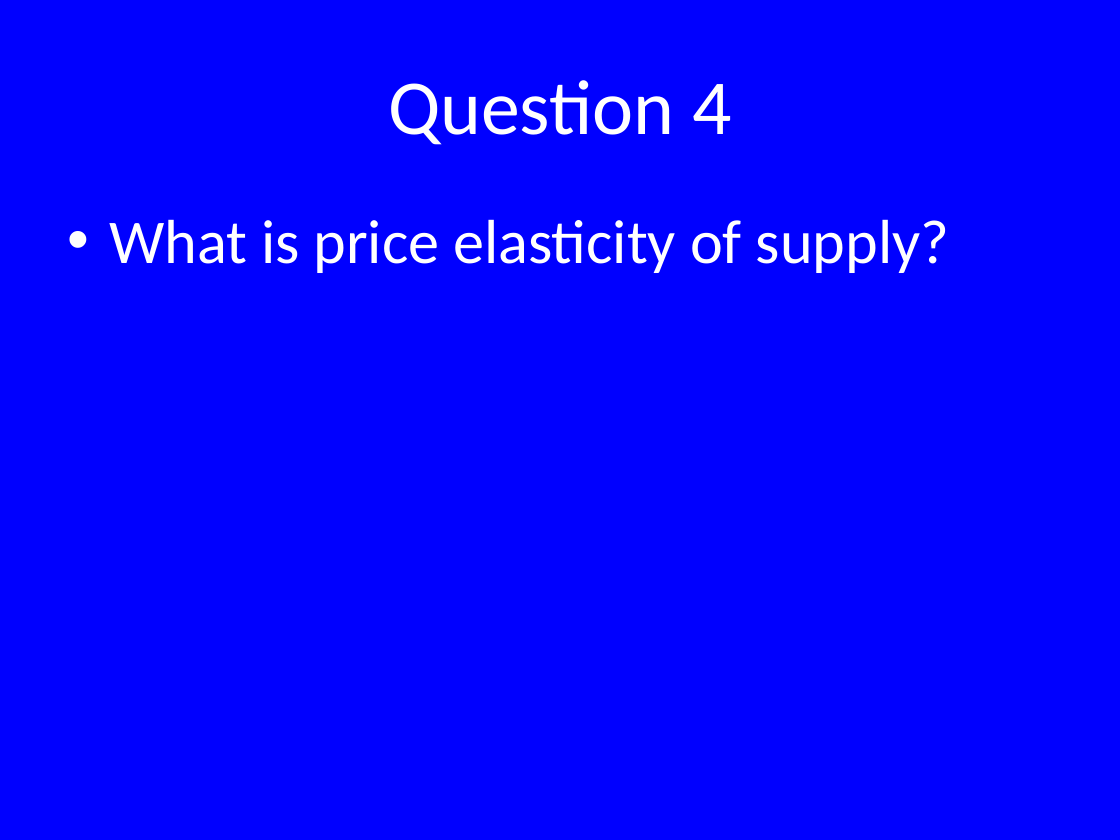
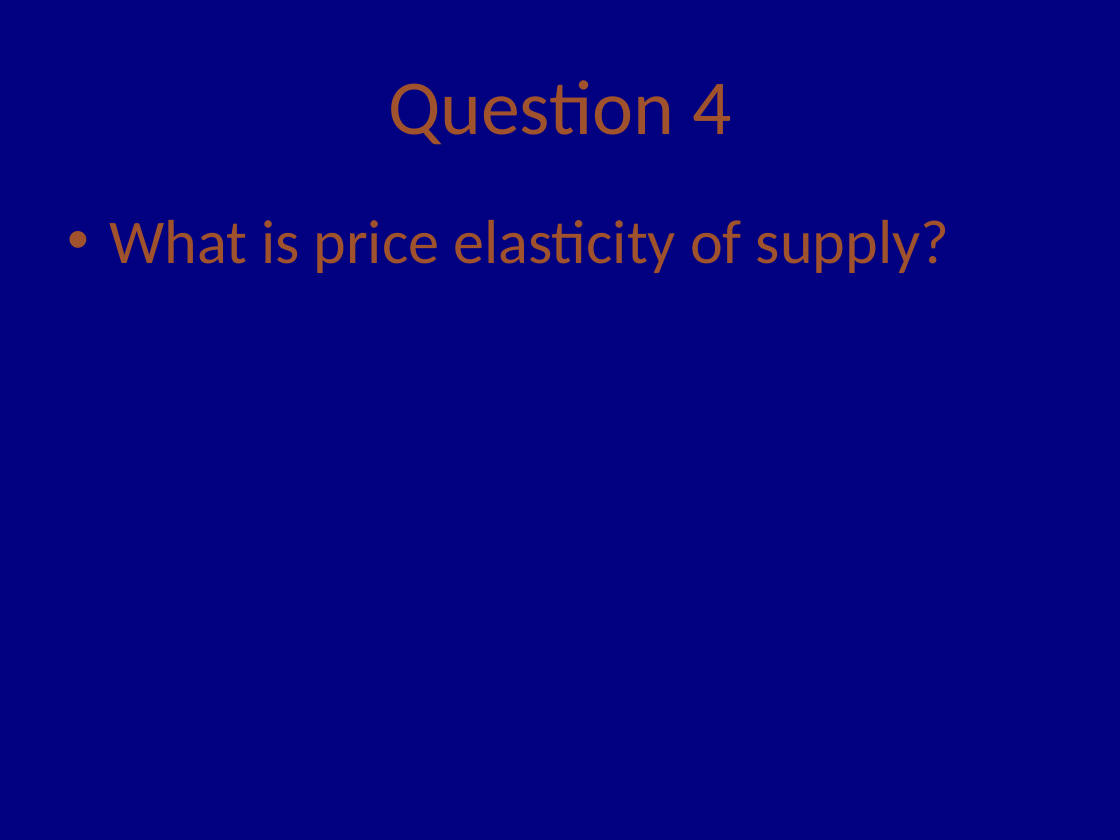
Before and after one commit to zhixiangteoh/tP, a slide deck: slide 8 of pptx/Micro-Economics.pptx. Drawn at 1120x840 pixels with LibreOffice and Linux fonts; fonts in the diff are those of the drawing. Boxes give left, top, right and bottom in pixels: in the first picture for what was removed or moved away, otherwise in the second. Text is boxed around its words. In the diff, an @@ line names an element or a change of style, - is before the commit and + after.

```diff
--- a/pptx/Micro-Economics.pptx
+++ b/pptx/Micro-Economics.pptx
@@ background #0000FF to #000080 @@
@@ title "Question 4" at box(388, 80, 731, 145): text colour #FFFFFF to #A0522D @@
@@ text "What is price elasticity of ..." at box(109, 220, 949, 273): text colour #FFFFFF to #A0522D @@
```
Also in this commit, not shown: 10 other slides changed, 3 other files.
